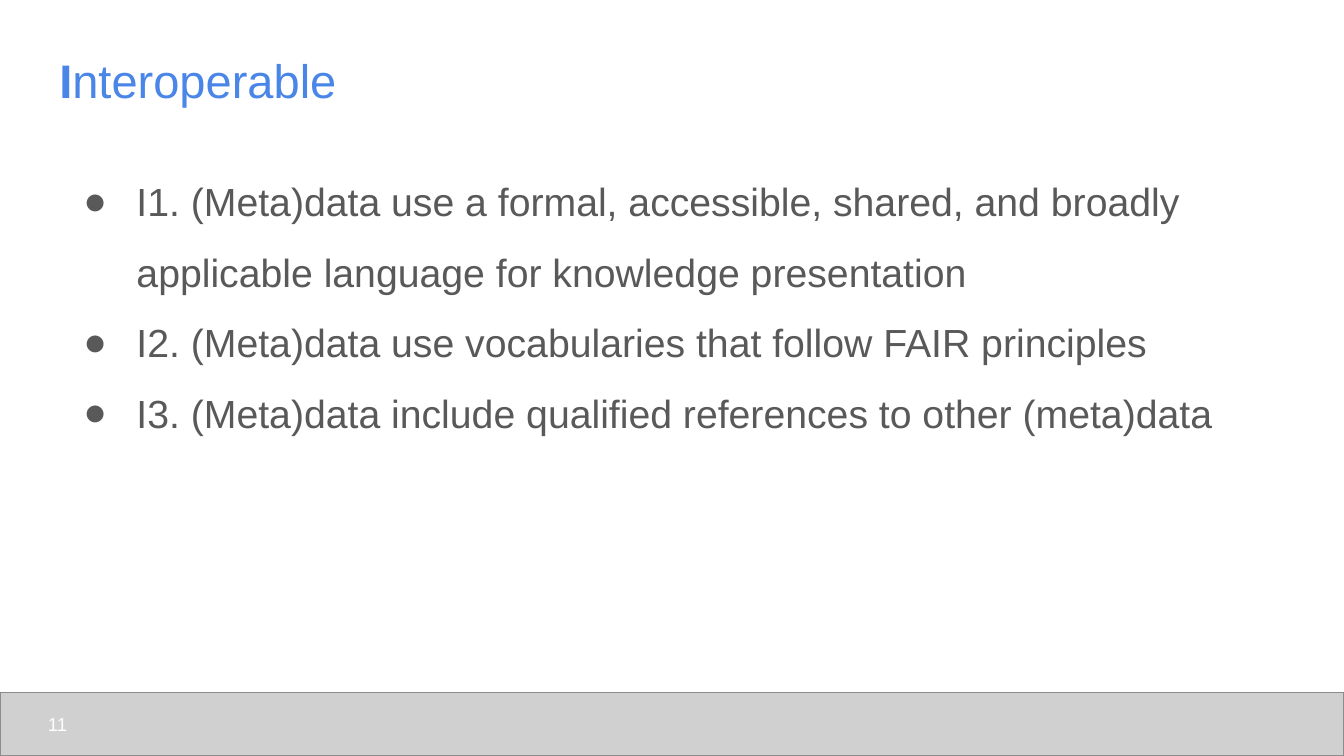
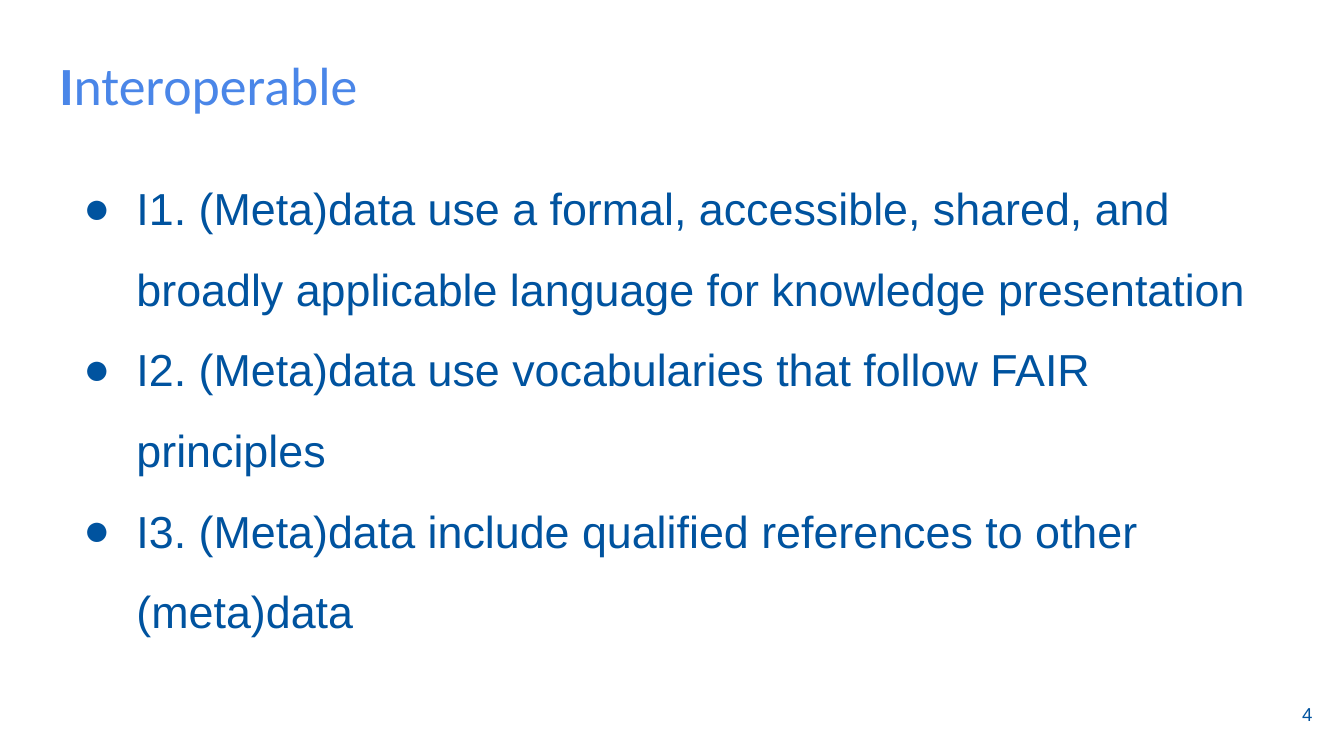
Before and after one commit to udel-cbcb/NIGMS-Sandbox-UD, a slide deck: slide 5 of Submodule_2/Lectures/Submodule_2_Lecture_2_FAIR_Data_Principles_and_FAIRness_Metrics.pptx (slide 11 before the commit). Drawn at 1344x756 pixels with LibreOffice and Linux fonts; fonts in the diff are those of the drawing; grey boxes stand for pictures; background and template pictures are left out. Boxes give left, top, right and bottom in pixels: in the first picture for what was removed or moved away, otherwise in the second. Text is boxed around its words. In the diff, an @@ line names an element or a change of style, - is before the commit and + after.

```diff
--- a/Submodule_2/Lectures/Submodule_2_Lecture_2_FAIR_Data_Principles_and_FAIRness_Metrics.pptx
+++ b/Submodule_2/Lectures/Submodule_2_Lecture_2_FAIR_Data_Principles_and_FAIRness_Metrics.pptx
@@ title "Interoperable" at (59,67,357,114): size 25.2 to 28.8 pt, font Arial to Calibri @@
@@ text "I1. (Meta)data use a formal, ..." at (136,192,1245,637): size 21 to 24 pt, text colour #595959 to #00539F; bullet colour #595959 to #00539F @@
@@ picture removed at (0,692,1344,755) @@
@@ page number removed at (48,719,67,731) @@
-11
@@ page number added at (1302,708,1312,721), 10 pt, text #00539F @@
+4
```
Also in this commit, not shown: 8 other slides changed, 3 slides added, 15 slides removed, 1 other file.
